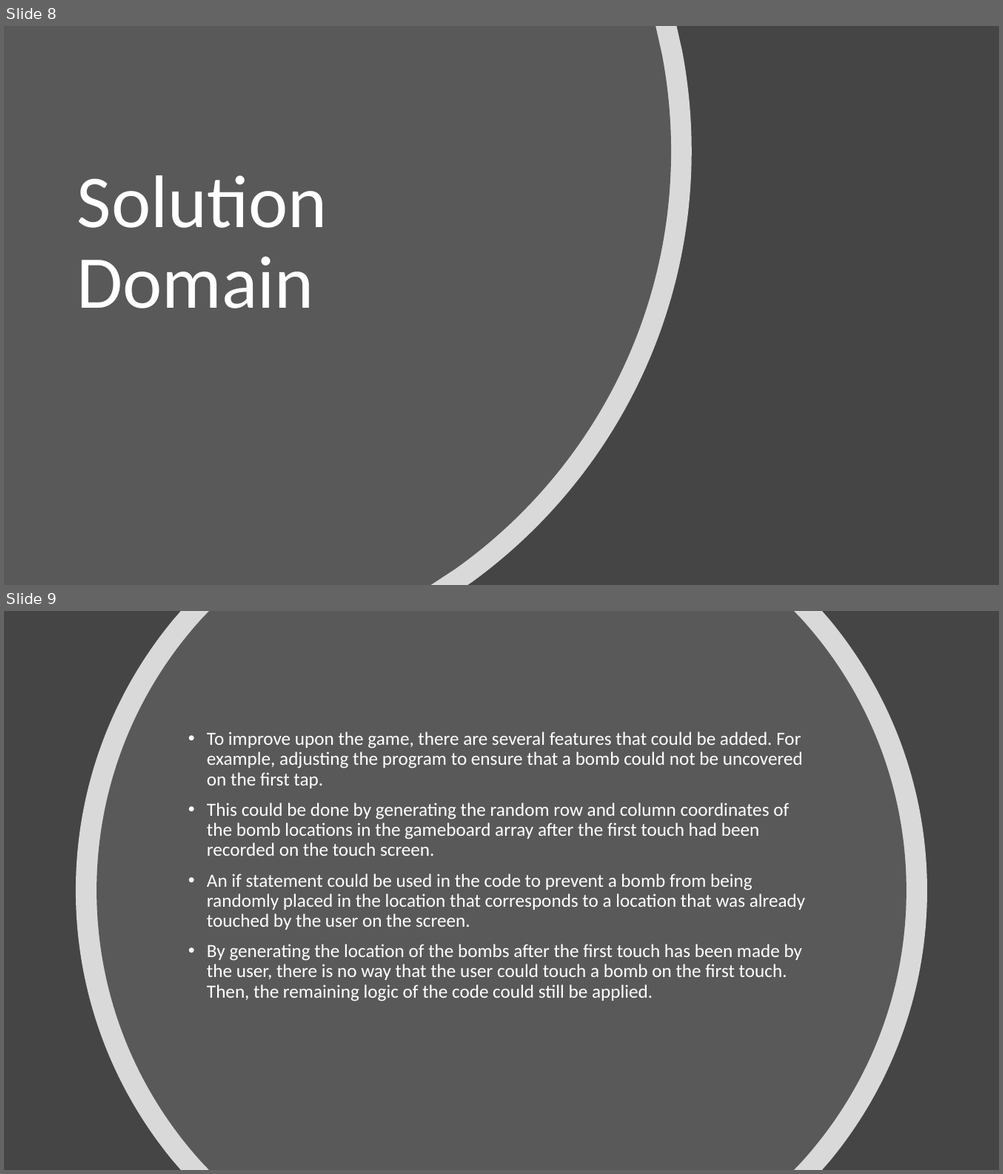
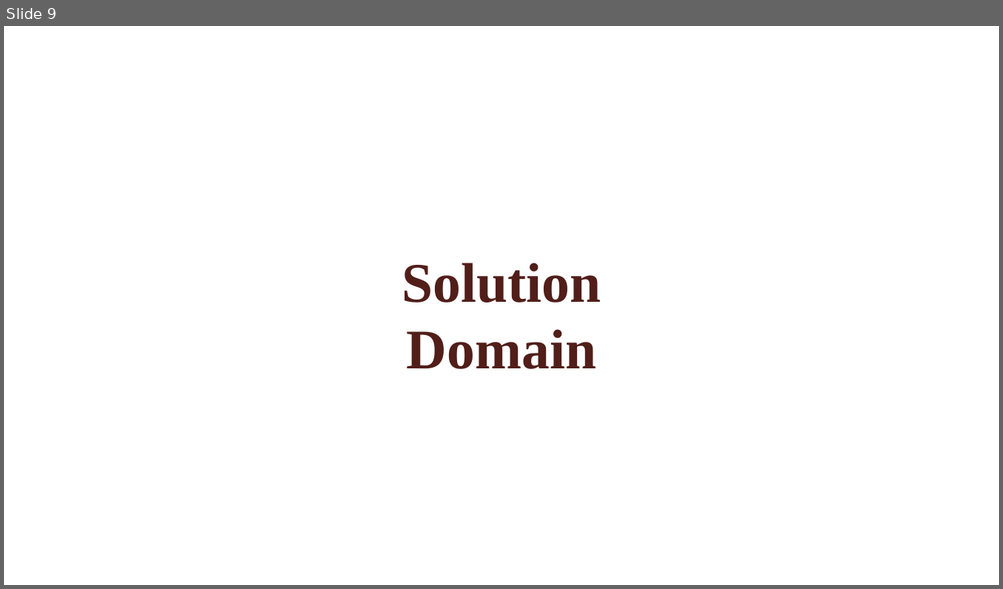
Before and after one commit to VikalpRusia/MineSweeper, a slide deck: documents/ppt/minesweeper_ppt.pptx. Shown one above the other, each under a label of ours: slides 8 and 9 before the commit, slide 9 after it. The pictures are 1003x1174 and 1003x589 pixels, drawn with LibreOffice and Linux fonts; fonts in the diff are those of the drawing; background and template pictures are left out. Boxes give left, top, right and bottom in pixels: in the first picture for what was removed or moved away, otherwise in the second. Text is boxed around its words. In the diff, an @@ line names an element or a change of style, - is before the commit and + after.

```diff
--- a/documents/ppt/minesweeper_ppt.pptx
+++ b/documents/ppt/minesweeper_ppt.pptx
@@ slide 9 removed at bbox=[4, 611, 999, 1170], background #454545 @@
@@ freeform shape removed at bbox=[76, 611, 927, 1170] @@
@@ freeform shape removed at bbox=[96, 611, 906, 1170] @@
@@ text removed at bbox=[207, 732, 805, 1002] @@
-• To improve upon the game, there are several features that could be added. For example, adjusting the program to ensure that a bomb could not be uncovered on the first tap.
-• This could be done by generating the random row and column coordinates of the bomb locations in the gameboard array after the first touch had been recorded on the touch screen.
-• An if statement could be used in the code to prevent a bomb from being randomly placed in the location that corresponds to a location that was already touched by the user on the screen.
-• By generating the location of the bombs after the first touch has been made by the user, there is no way that the user could touch a bomb on the first touch. Then, the remaining logic of the code could still be applied.
@@ what was slide 8 is now slide 9 @@
@@ slide 9 changed as well @@
@@ background #454545 to picture (left out) @@
@@ freeform shape removed at bbox=[4, 26, 692, 585] @@
@@ freeform shape removed at bbox=[4, 26, 671, 585] @@
@@ text at bbox=[402, 263, 601, 369]: text changed; size 72 to 54 pt; font Calibri to Times New Roman; text colour #FFFFFF to #511E19; bold on @@
-Solution Domain
+Solution
+Domain
```
Also in this commit, not shown: 10 other slides changed, 6 slides added, 2 other slides removed.
